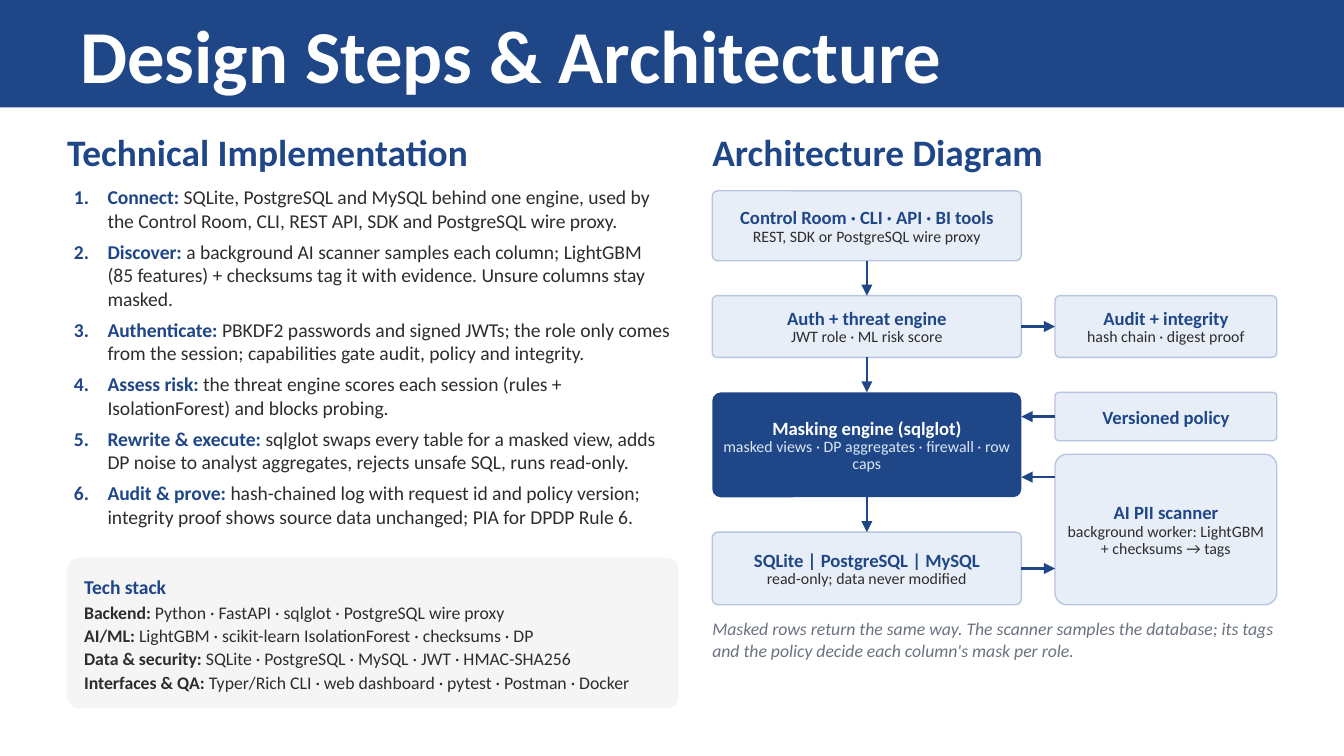
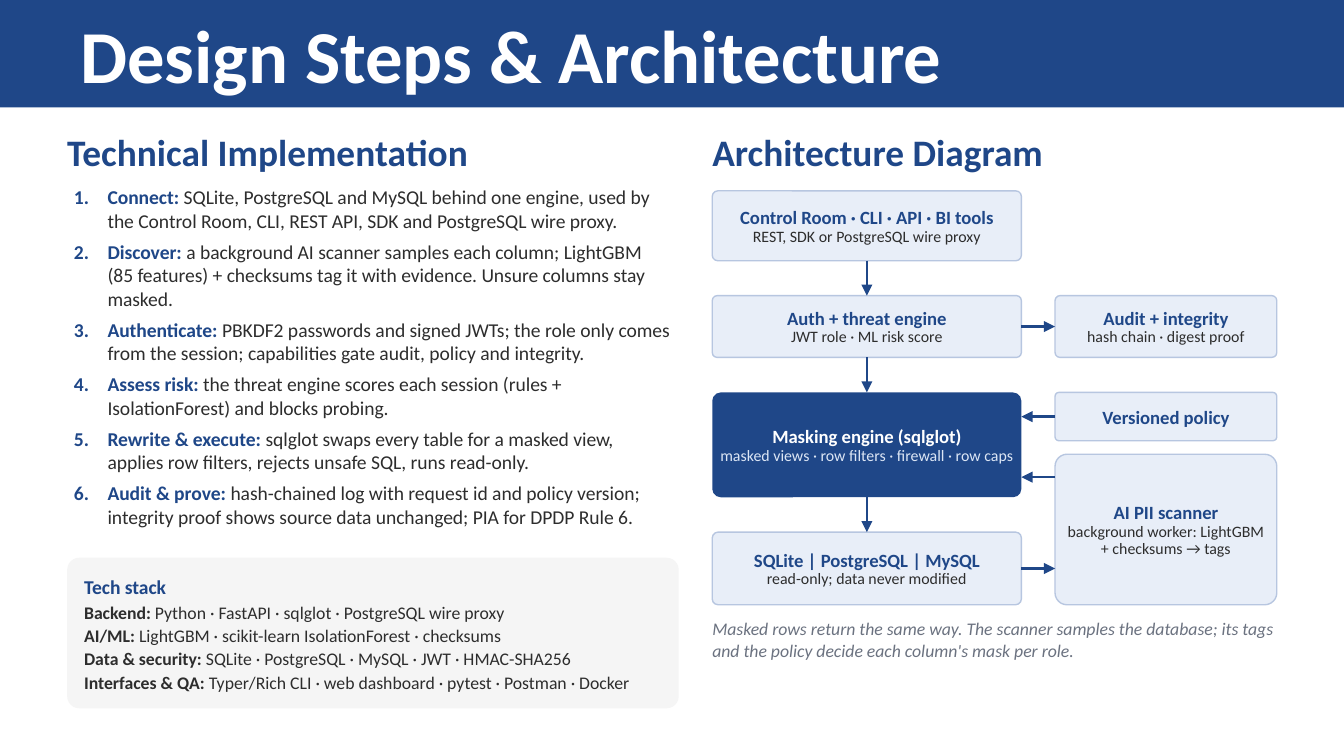
Before and after one commit to hotaro6754/mask, a slide deck: slide 4 of docs/MaskGuard_Round1_Submission.pptx. Drawn at 1344x756 pixels with LibreOffice and Linux fonts; fonts in the diff are those of the drawing. Boxes give left, top, right and bottom in pixels: in the first picture for what was removed or moved away, otherwise in the second. Text is boxed around its words. In the diff, an @@ line names an element or a change of style, - is before the commit and + after.

```diff
--- a/docs/MaskGuard_Round1_Submission.pptx
+++ b/docs/MaskGuard_Round1_Submission.pptx
@@ text at [108, 432, 613, 473]: text changed @@
-5. Rewrite & execute: sqlglot swaps every table for a masked view, adds DP noise to analyst aggregates, rejects unsafe SQL, runs read-only.
+5. Rewrite & execute: sqlglot swaps every table for a masked view, applies row filters, rejects unsafe SQL, runs read-only.
@@ text in rounded rectangle at [720, 450, 1013, 464]: text changed @@
-masked views · DP aggregates · firewall · row caps
+masked views · row filters · firewall · row caps
@@ text in rounded rectangle at [84, 629, 501, 645]: text changed @@
-AI/ML: LightGBM · scikit-learn IsolationForest · checksums · DP
+AI/ML: LightGBM · scikit-learn IsolationForest · checksums
```
Also in this commit, not shown: 5 other slides changed.
